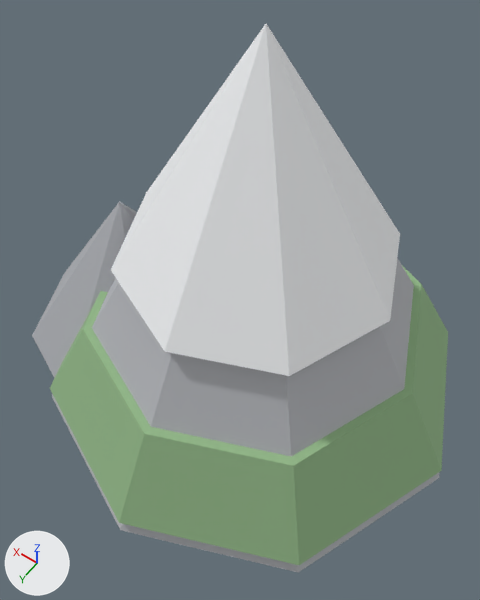
One commit to the glTF model ClientWeb/src/assets/models/nature/snow_mountain.glb: the scene before it, then after it.
The view is the same before and after, from a camera (50 mm lens) standing at (-1.37, 2.1, 3.96) and looking at (-0.04, 0.24, 1.04). Every picture has the same lights, and +X, +Y and +Z are marked at lower left. The picture after the commit comes second.

In view in the first picture: 'SnowMountain'.
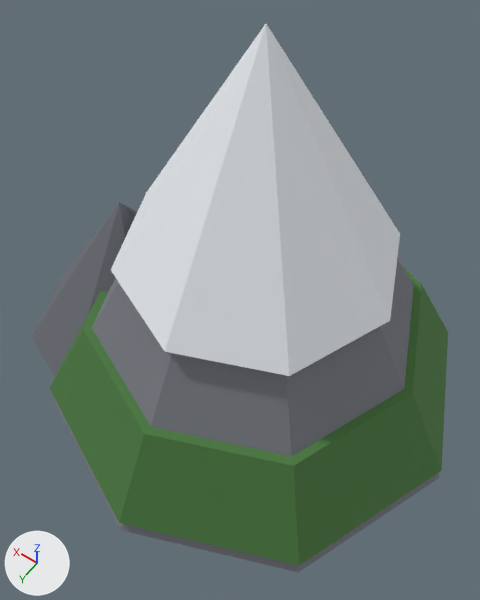
Changed parts and their boxes (x1, y1, x2, y2) in the pictures (480 x 600 px):
'SnowMountain', recoloured (darker): (32, 201, 448, 572) in both

The change in detail:
Material 'MainPeak_Mat' (mat_mainpeak_mat) changes colour from light grey #b8babf to grey #7a7d84; in linear values from (0.478, 0.49, 0.518) to (0.195, 0.205, 0.231).
Material 'Shoulder_Mat' (mat_shoulder_mat) changes colour from grey #adafb4 to grey #6a6d74; in linear values from (0.416, 0.427, 0.455) to (0.144, 0.153, 0.175).
Material 'GreenBelt_Mat' (mat_greenbelt_mat) changes colour from green #93b888 to dark green #4a7a3f; in linear values from (0.29, 0.478, 0.247) to (0.0685, 0.195, 0.0497).
